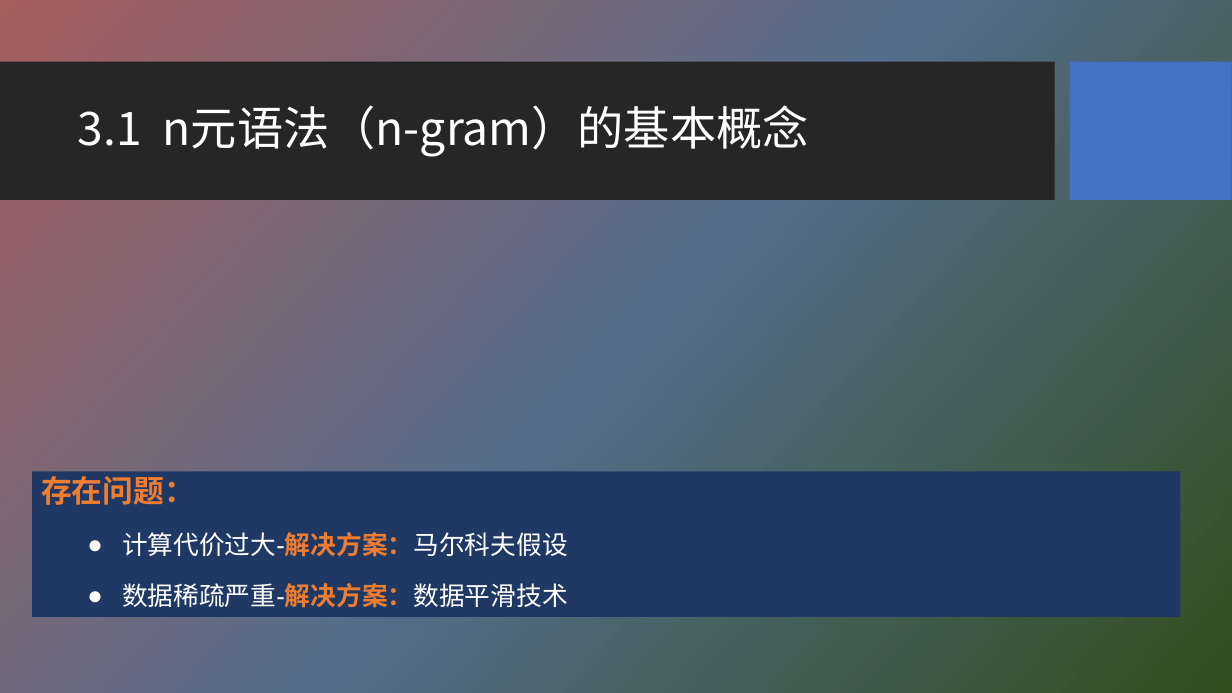
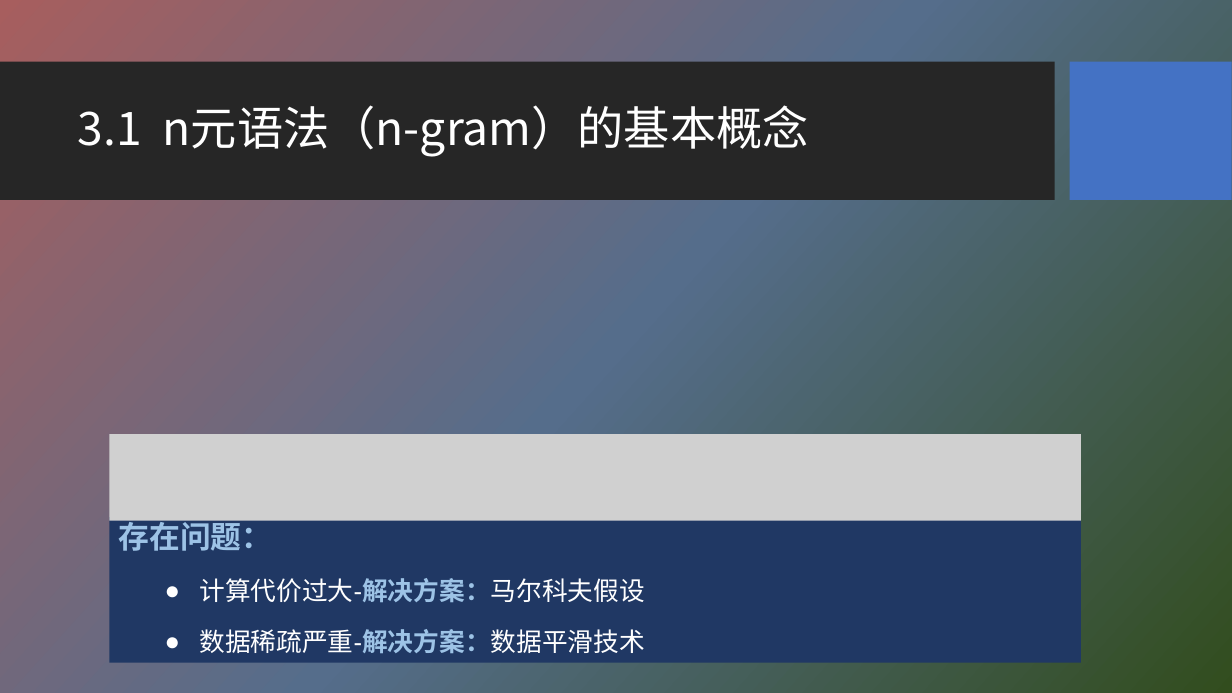
Before and after one commit to HBU/NLP_PPT, a slide deck: slide 4 of PPT-2020/ch03 n元语法模型.pptx. Drawn at 1232x693 pixels with LibreOffice and Linux fonts; fonts in the diff are those of the drawing; grey boxes stand for pictures; background and template pictures are left out. Boxes give left, top, right and bottom in pixels: in the first picture for what was removed or moved away, otherwise in the second. Text is boxed around its words. In the diff, an @@ line names an element or a change of style, - is before the commit and + after.

```diff
--- a/PPT-2020/ch03 n元语法模型.pptx
+++ b/PPT-2020/ch03 n元语法模型.pptx
@@ picture added at (109,434,1080,521) @@
@@ rectangle "存在问题：": place and size @@
-rectangle "存在问题：" at (32,471,1181,617)
+rectangle "存在问题：" at (109,518,1080,664)
@@ rectangle "存在问题：" at (109,518,1080,664): text colour #ED7D31 to #9DC3E6 in "存在问题：", "计算代价过大-解决方案：马尔科夫假设", "数据稀疏严重-解决方案：数据平滑技术" @@
```
Also in this commit, not shown: 16 other slides changed, 1 slide removed.
